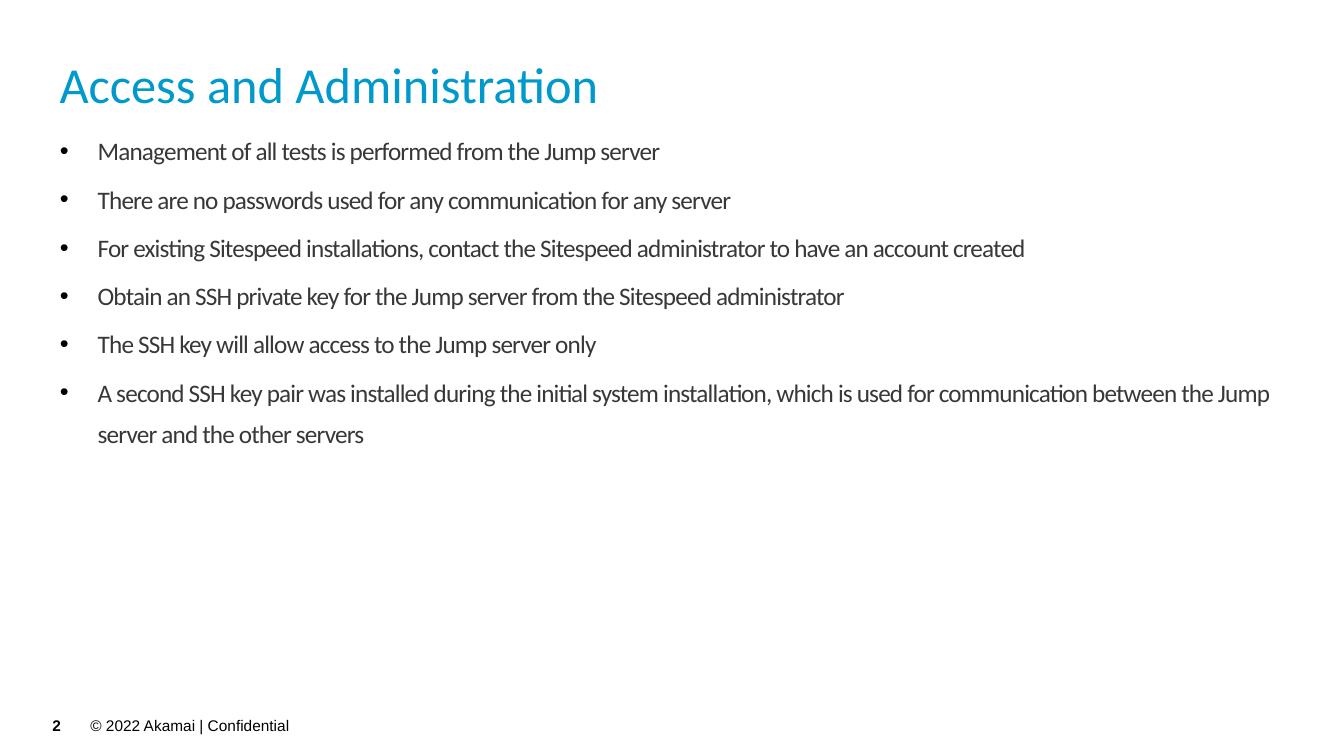
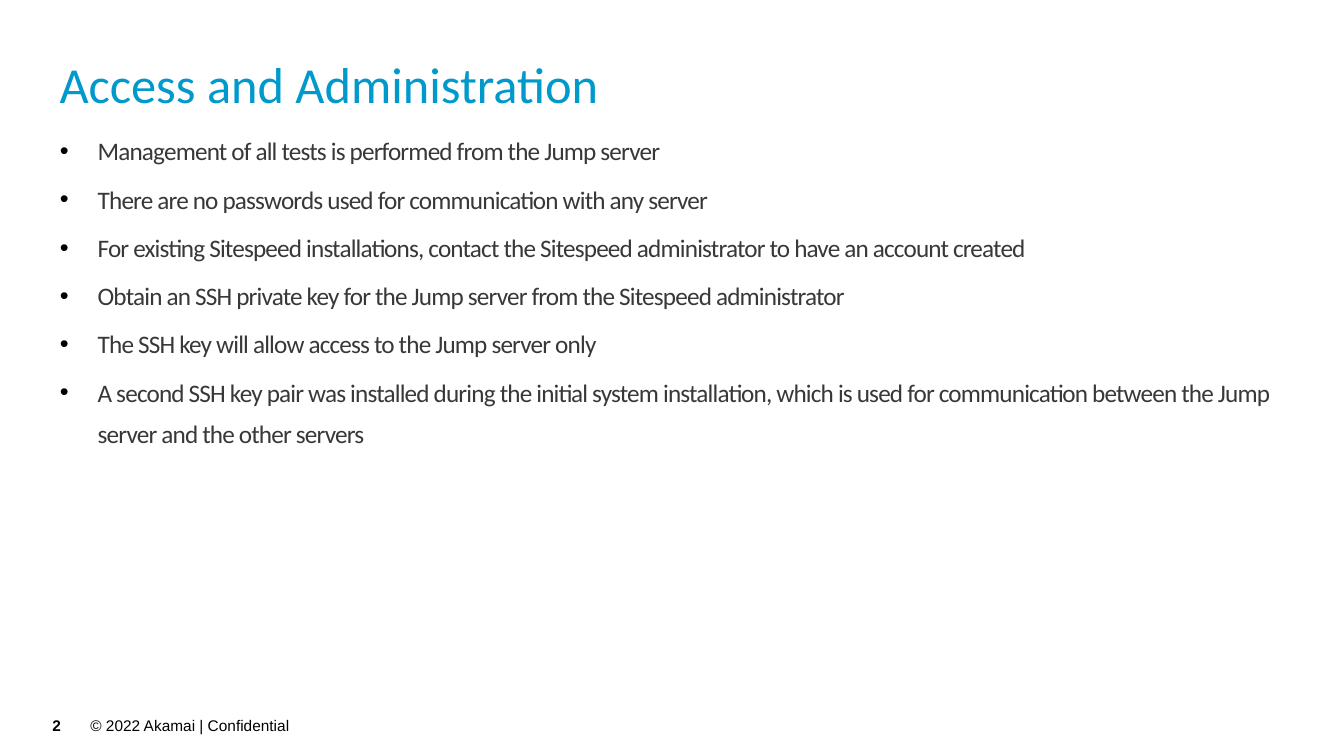
Before and after one commit to akamai-consulting/sitespeed, a slide deck: slide 2 of Info/Guide.pptx. Drawn at 1344x756 pixels with LibreOffice and Linux fonts; fonts in the diff are those of the drawing; background and template pictures are left out. Boxes give left, top, right and bottom in pixels: in the first picture for what was removed or moved away, otherwise in the second. Text is boxed around its words. In the diff, an @@ line names an element or a change of style, - is before the commit and + after.

```diff
--- a/Info/Guide.pptx
+++ b/Info/Guide.pptx
@@ text at (98,191,708,213): text changed @@
-• There are no passwords used for any communication for any server
+• There are no passwords used for communication with any server
```
Also in this commit, not shown: 4 slides added, 1 other file.
